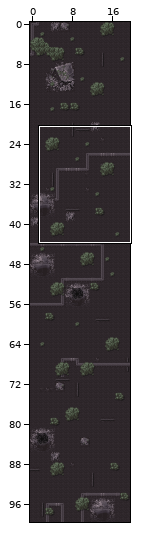
Two states of a Tiled map, assets/images/raw/map1.tmx. Above, an overview of the earlier version with the close-up marked.
Close-up. First the earlier version:
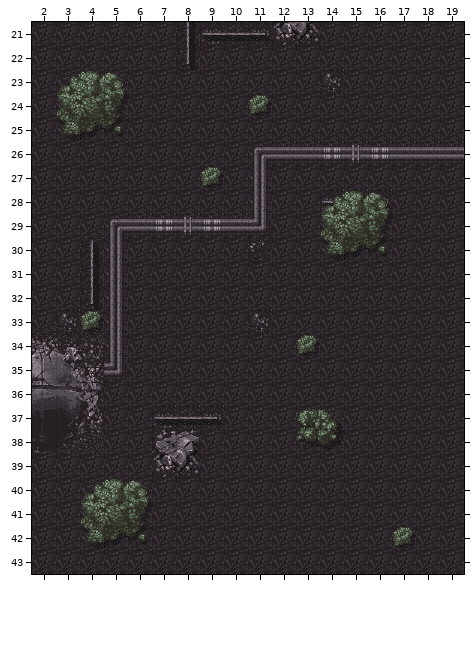
Cells are 32x32 px. Shown: x 2..19, y 21..43. The commit also changed other parts of the map, which this record leaves out.
And afterwards:
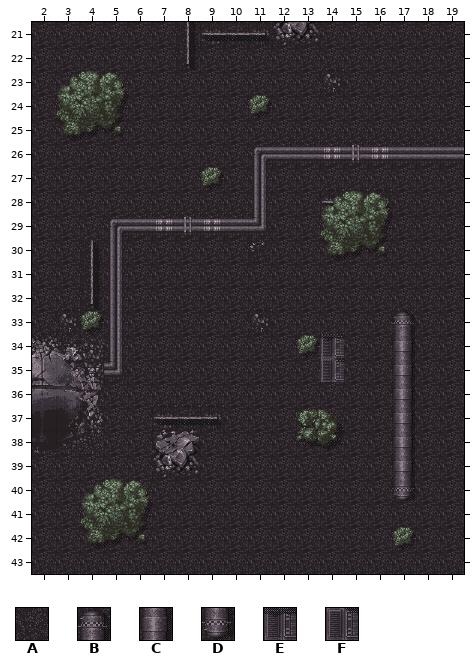
Key: from "gr1": A 0; from "gr5": B 6, C 16, D 26, E 30, F 32.
_ is an empty cell, . an unchanged one.
Tiles of an added or newly shown layer are drawn over the layers below it.
Change:
--- layer "タイル・レイヤー1" (removed)
@@ x 14..17 @@
-33 ...A
-34 A..A
-35 A..A
-36 ...A
-37 ...A
-38 ...A
-39 ...A
-40 ...A
+33 ..._
+34 _.._
+35 _.._
+36 ..._
+37 ..._
+38 ..._
+39 ..._
+40 ..._
--- layer "MapLayer1" (added)
@@ x 14..17 @@
-33 ..._
-34 _.._
-35 _.._
-36 ..._
-37 ..._
-38 ..._
-39 ..._
-40 ..._
+33 ...B
+34 E..C
+35 F..C
+36 ...C
+37 ...C
+38 ...C
+39 ...C
+40 ...D
Boxes around the changes in both close-ups, in picture pixels (x1, y1, x2, y2):
changed: (392, 310, 416, 502)
changed: (320, 334, 344, 382)
